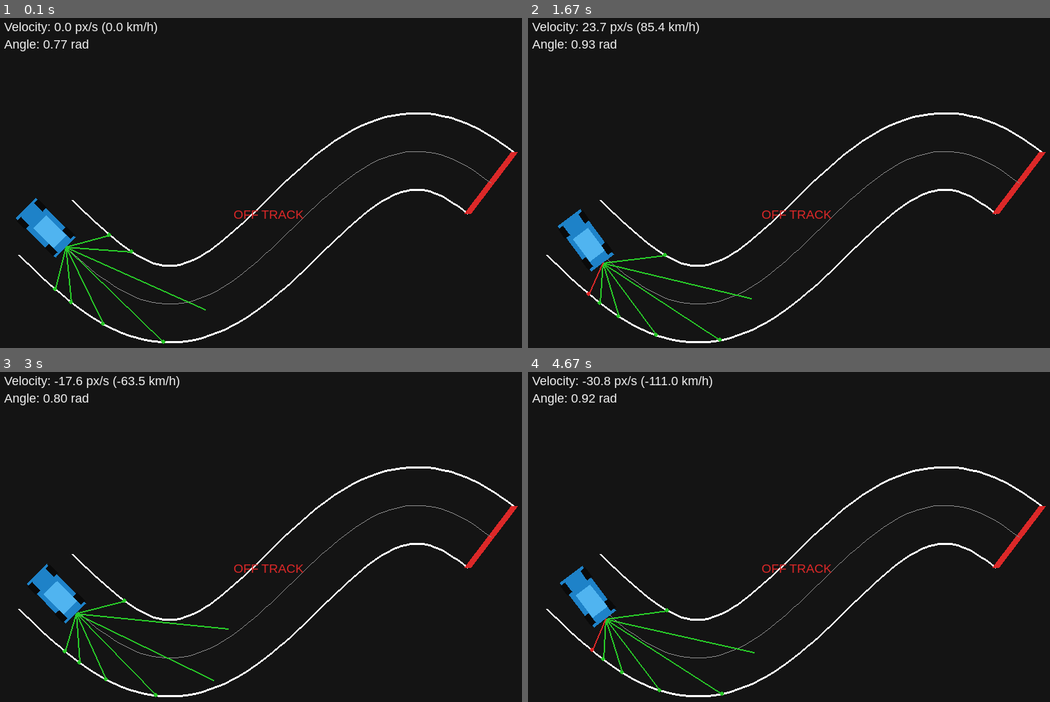
Above: before the commit, frames 1-4 (two rows, left to right).
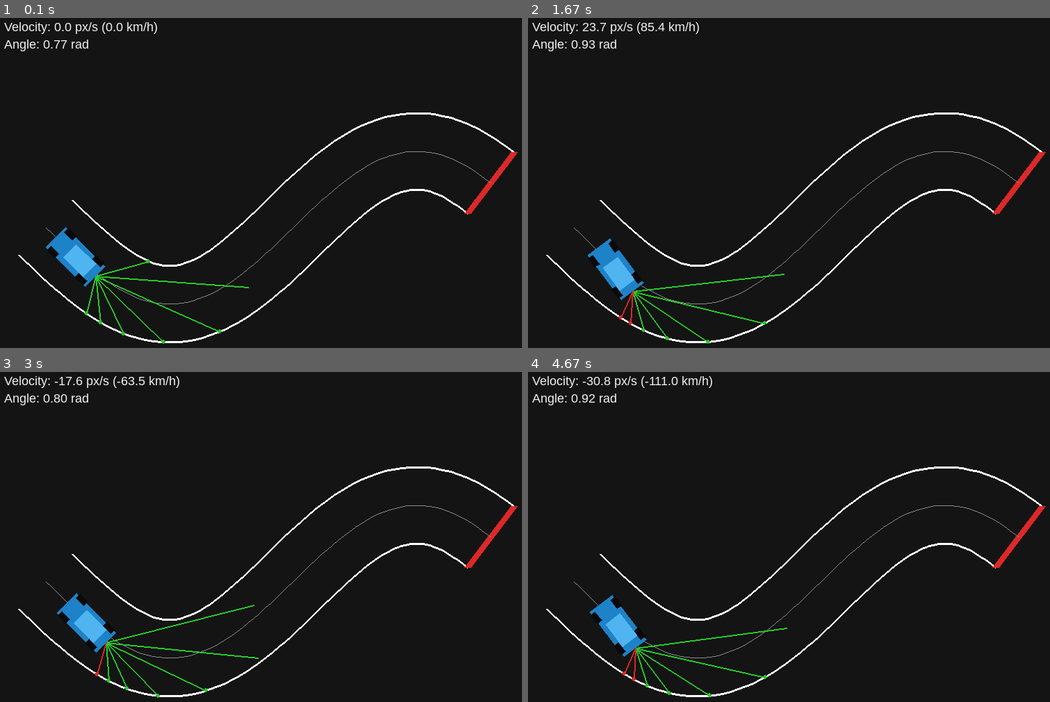
Above: after the commit, the same moments.

Repository: FranMacias00/2d-autonomous-driving-rl
Game: pygame game, started from src/scripts/run_interactive.py
Same seed, same stepped clock (60 frames per second), same inputs: the game is played once before the commit and once after it.
Inputs:
- Up to frame 1 (0.1 s): no input
- Up to frame 2 (1.67 s): hold W 0.83-1.3 s; hold D from 1.33 s (still down)
- Up to frame 3 (3 s): release D at 1.8 s; hold A 1.83-2.37 s; hold S 2.4-2.7 s; hold A from 2.73 s (still down)
- Up to frame 4 (4.67 s): release A at 3.13 s; hold W 3.17-3.53 s; hold D 3.57-4.2 s; hold S 4.23-4.6 s; hold A from 4.63 s (still down)

The runs differ from the first frame. In frame 1, 2.1% of the frame differs, in the area x 3-59%, y 54-97%; in frame 2, 2.3%; in frame 3, 2.3%, in the area x 5-59%, y 58-99%; in frame 4, 2.3%.

Commit message:
Fix coche atrasado de la línea de salida

Diff:
--- a/src/scripts/run_interactive.py
+++ b/src/scripts/run_interactive.py
@@ -65,6 +65,12 @@
     start_x, start_y = track.centerline[0]
     next_x, next_y = track.centerline[1]
     start_angle = math.atan2(next_y - start_y, next_x - start_x)
+
+    # Move the spawn forward so the whole bounding box starts inside the road.
+    spawn_forward = 60.0  # px (tune: 50–80)
+    start_x += math.cos(start_angle) * spawn_forward
+    start_y += math.sin(start_angle) * spawn_forward
+
     car = Car(x=start_x, y=start_y, angle=start_angle)
     spawn_pose = (start_x, start_y, start_angle)
     sensors = SensorSuite()
